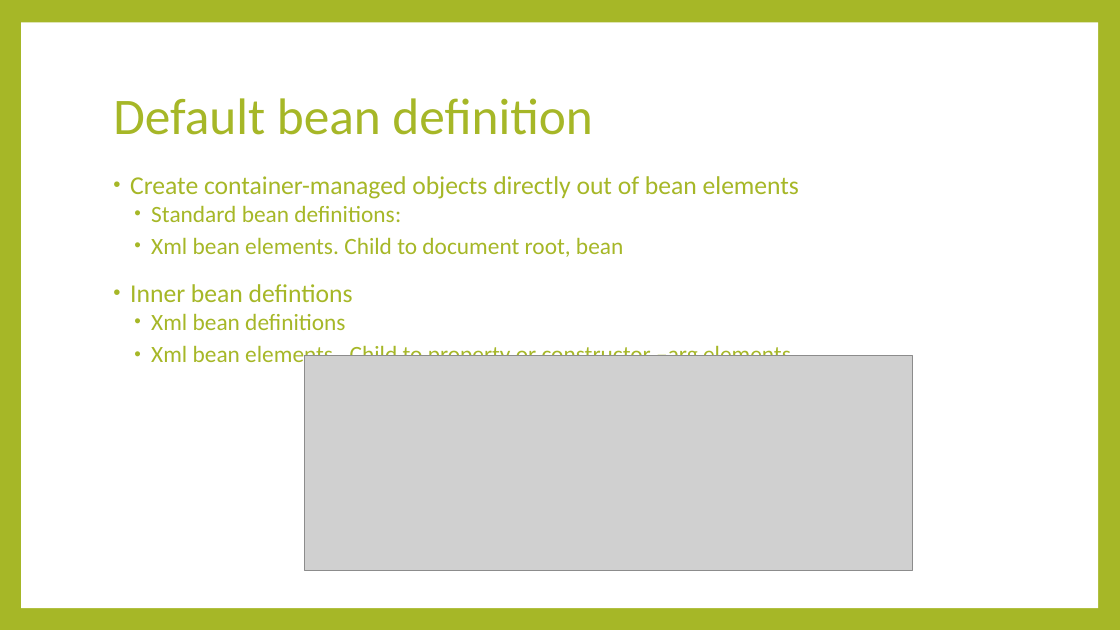
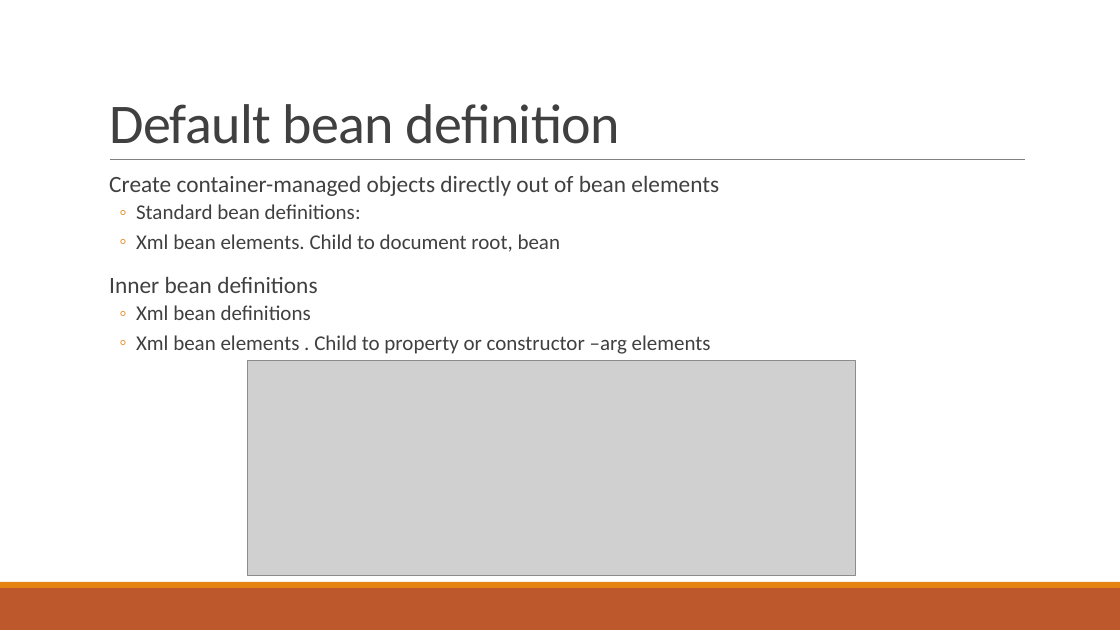
Before and after one commit to minhcnrs/JAVA_Course_Spring_Training, a slide deck: slide 46 of course/Spring-Day2.pptx (slide 45 before the commit). Drawn at 1120x630 pixels with LibreOffice and Linux fonts; fonts in the diff are those of the drawing; grey boxes stand for pictures. Boxes give left, top, right and bottom in pixels: in the first picture for what was removed or moved away, otherwise in the second. Text is boxed around its words. In the diff, an @@ line names an element or a change of style, - is before the commit and + after.

```diff
--- a/course/Spring-Day2.pptx
+++ b/course/Spring-Day2.pptx
@@ background #A6B727 to #FFFFFF @@
@@ rectangle removed at (21, 23, 1098, 608) @@
@@ title "Default bean definition" at (109, 104, 620, 144): size 44 to 48 pt, text colour #A6B727 to #404040, letter spacing 0 to -0.5 pt; line spacing 0.9 to 0.85; vertical alignment middle to bottom @@
@@ text at (109, 176, 719, 354): size 22 to 20 pt in "Create container-managed objects directly out of bean ..."; text colour #A6B727 to #404040; size 20 to 18 pt in "Standard bean definitions:", "Xml bean elements. Child to document root, ...", "Xml bean definitions", "Xml bean elements . Child to property ..."; bullet • to  ; bullet colour #A6B727 to #E48312; bullet • to ◦ @@
@@ line added from (110, 160) to (1026, 160), #808080 0.5 pt @@
@@ text at (109, 277, 317, 293): text changed; size 22 to 20 pt; text colour #A6B727 to #404040 @@
-• Inner bean defintions
+  Inner bean definitions
@@ picture: place and size @@
-picture at (304, 355, 912, 571)
+picture at (247, 361, 855, 576)
@@ rectangle added at (0, 588, 1120, 630), fill #BD582C @@
@@ rectangle added at (0, 582, 1120, 588), fill #E48312 @@
```
Also in this commit, not shown: 57 other slides changed, 3 slides added, 2 slides removed, 23 other files.
